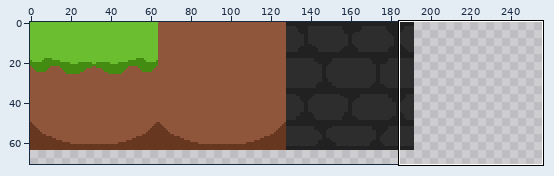
Pixel-art file -- Assets/Sprites/Tileset.aseprite. The first picture is a wide view before the edit; the outline marks the close-up.
Close-up. First the earlier version:
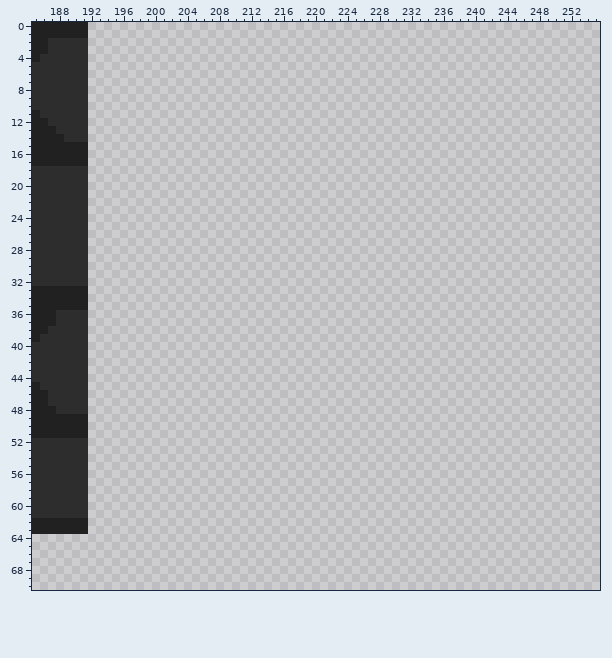
256x256 pixels, 1 frame. Colours within 5 levels of each other are drawn and written as one. Shown: x 185..255, y 0..70. The wide view leaves out empty margins.
New version:
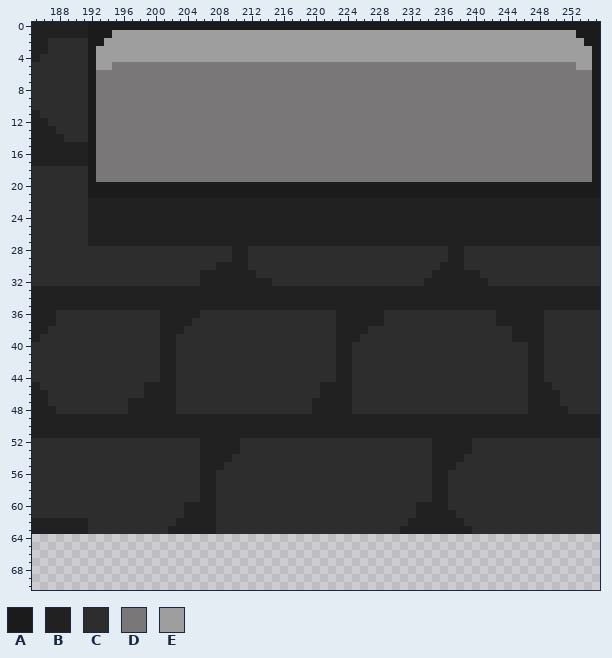
Palette (. is transparent): A #1b1b1b  B #212121  C #2d2d2d  D #797777  E #9e9e9e
Edits made:
Changed rows in their new state; - is an unchanged pixel.
Layer "Layer 1":
first column x 192:
 0 AAAAAAAAAAAAAAAAAAAAAAAAAAAAAAAAAAAAAAAAAAAAAAAAAAAAAAAAAAAAAAAA
 1 AAAEEEEEEEEEEEEEEEEEEEEEEEEEEEEEEEEEEEEEEEEEEEEEEEEEEEEEEEEEEAAA
 2 AAEEEEEEEEEEEEEEEEEEEEEEEEEEEEEEEEEEEEEEEEEEEEEEEEEEEEEEEEEEEEAA
 3 AEEEEEEEEEEEEEEEEEEEEEEEEEEEEEEEEEEEEEEEEEEEEEEEEEEEEEEEEEEEEEEA
 4 AEEEEEEEEEEEEEEEEEEEEEEEEEEEEEEEEEEEEEEEEEEEEEEEEEEEEEEEEEEEEEEA
 5 AEEDDDDDDDDDDDDDDDDDDDDDDDDDDDDDDDDDDDDDDDDDDDDDDDDDDDDDDDDDDEEA
 6 ADDDDDDDDDDDDDDDDDDDDDDDDDDDDDDDDDDDDDDDDDDDDDDDDDDDDDDDDDDDDDDA
 7 ADDDDDDDDDDDDDDDDDDDDDDDDDDDDDDDDDDDDDDDDDDDDDDDDDDDDDDDDDDDDDDA
 8 ADDDDDDDDDDDDDDDDDDDDDDDDDDDDDDDDDDDDDDDDDDDDDDDDDDDDDDDDDDDDDDA
 9 ADDDDDDDDDDDDDDDDDDDDDDDDDDDDDDDDDDDDDDDDDDDDDDDDDDDDDDDDDDDDDDA
10 ADDDDDDDDDDDDDDDDDDDDDDDDDDDDDDDDDDDDDDDDDDDDDDDDDDDDDDDDDDDDDDA
11 ADDDDDDDDDDDDDDDDDDDDDDDDDDDDDDDDDDDDDDDDDDDDDDDDDDDDDDDDDDDDDDA
12 ADDDDDDDDDDDDDDDDDDDDDDDDDDDDDDDDDDDDDDDDDDDDDDDDDDDDDDDDDDDDDDA
13 ADDDDDDDDDDDDDDDDDDDDDDDDDDDDDDDDDDDDDDDDDDDDDDDDDDDDDDDDDDDDDDA
14 ADDDDDDDDDDDDDDDDDDDDDDDDDDDDDDDDDDDDDDDDDDDDDDDDDDDDDDDDDDDDDDA
15 ADDDDDDDDDDDDDDDDDDDDDDDDDDDDDDDDDDDDDDDDDDDDDDDDDDDDDDDDDDDDDDA
16 ADDDDDDDDDDDDDDDDDDDDDDDDDDDDDDDDDDDDDDDDDDDDDDDDDDDDDDDDDDDDDDA
17 ADDDDDDDDDDDDDDDDDDDDDDDDDDDDDDDDDDDDDDDDDDDDDDDDDDDDDDDDDDDDDDA
18 ADDDDDDDDDDDDDDDDDDDDDDDDDDDDDDDDDDDDDDDDDDDDDDDDDDDDDDDDDDDDDDA
19 ADDDDDDDDDDDDDDDDDDDDDDDDDDDDDDDDDDDDDDDDDDDDDDDDDDDDDDDDDDDDDDA
20 AAAAAAAAAAAAAAAAAAAAAAAAAAAAAAAAAAAAAAAAAAAAAAAAAAAAAAAAAAAAAAAA
21 AAAAAAAAAAAAAAAAAAAAAAAAAAAAAAAAAAAAAAAAAAAAAAAAAAAAAAAAAAAAAAAA
22 BBBBBBBBBBBBBBBBBBBBBBBBBBBBBBBBBBBBBBBBBBBBBBBBBBBBBBBBBBBBBBBB
23 BBBBBBBBBBBBBBBBBBBBBBBBBBBBBBBBBBBBBBBBBBBBBBBBBBBBBBBBBBBBBBBB
24 BBBBBBBBBBBBBBBBBBBBBBBBBBBBBBBBBBBBBBBBBBBBBBBBBBBBBBBBBBBBBBBB
25 BBBBBBBBBBBBBBBBBBBBBBBBBBBBBBBBBBBBBBBBBBBBBBBBBBBBBBBBBBBBBBBB
26 BBBBBBBBBBBBBBBBBBBBBBBBBBBBBBBBBBBBBBBBBBBBBBBBBBBBBBBBBBBBBBBB
27 BBBBBBBBBBBBBBBBBBBBBBBBBBBBBBBBBBBBBBBBBBBBBBBBBBBBBBBBBBBBBBBB
28 CCCCCCCCCCCCCCCCCCBBCCCCCCCCCCCCCCCCCCCCCCCCCBBCCCCCCCCCCCCCCCCC
29 CCCCCCCCCCCCCCCCCCBBCCCCCCCCCCCCCCCCCCCCCCCCCBBCCCCCCCCCCCCCCCCC
30 CCCCCCCCCCCCCCCCBBBBCCCCCCCCCCCCCCCCCCCCCCCCBBBCCCCCCCCCCCCCCCCC
31 CCCCCCCCCCCCCCBBBBBBBCCCCCCCCCCCCCCCCCCCCCCBBBBBBCCCCCCCCCCCCCCC
32 CCCCCCCCCCCCCCBBBBBBBBBCCCCCCCCCCCCCCCCCCCBBBBBBBBCCCCCCCCCCCCCC
33 BBBBBBBBBBBBBBBBBBBBBBBBBBBBBBBBBBBBBBBBBBBBBBBBBBBBBBBBBBBBBBBB
34 BBBBBBBBBBBBBBBBBBBBBBBBBBBBBBBBBBBBBBBBBBBBBBBBBBBBBBBBBBBBBBBB
35 BBBBBBBBBBBBBBBBBBBBBBBBBBBBBBBBBBBBBBBBBBBBBBBBBBBBBBBBBBBBBBBB
36 CCCCCCCCCBBBBBCCCCCCCCCCCCCCCCCBBBBBBCCCCCCCCCCCCCCBBBBBBCCCCCCC
37 CCCCCCCCCBBBBCCCCCCCCCCCCCCCCCCBBBBBBCCCCCCCCCCCCCCBBBBBBCCCCCCC
38 CCCCCCCCCBBBCCCCCCCCCCCCCCCCCCCBBBBCCCCCCCCCCCCCCCCCCBBBBCCCCCCC
39 CCCCCCCCCBBCCCCCCCCCCCCCCCCCCCCBBBCCCCCCCCCCCCCCCCCCCBBBBCCCCCCC
40 CCCCCCCCCBBCCCCCCCCCCCCCCCCCCCCBBCCCCCCCCCCCCCCCCCCCCCCBBCCCCCCC
41 CCCCCCCCCBBCCCCCCCCCCCCCCCCCCCCBBCCCCCCCCCCCCCCCCCCCCCCBBCCCCCCC
42 CCCCCCCCCBBCCCCCCCCCCCCCCCCCCCCBBCCCCCCCCCCCCCCCCCCCCCCBBCCCCCCC
43 CCCCCCCCCBBCCCCCCCCCCCCCCCCCCCCBBCCCCCCCCCCCCCCCCCCCCCCBBCCCCCCC
44 CCCCCCCCCBBCCCCCCCCCCCCCCCCCCCCBBCCCCCCCCCCCCCCCCCCCCCCBBCCCCCCC
45 CCCCCCCBBBBCCCCCCCCCCCCCCCCCCBBBBCCCCCCCCCCCCCCCCCCCCCCBBBCCCCCC
46 CCCCCCCBBBBCCCCCCCCCCCCCCCCCCBBBBCCCCCCCCCCCCCCCCCCCCCCBBBBCCCCC
47 CCCCCBBBBBBCCCCCCCCCCCCCCCCCBBBBBCCCCCCCCCCCCCCCCCCCCCCBBBBCCCCC
48 CCCCCBBBBBBCCCCCCCCCCCCCCCCCBBBBBCCCCCCCCCCCCCCCCCCCCCCBBBBBCCCC
49 BBBBBBBBBBBBBBBBBBBBBBBBBBBBBBBBBBBBBBBBBBBBBBBBBBBBBBBBBBBBBBBB
50 BBBBBBBBBBBBBBBBBBBBBBBBBBBBBBBBBBBBBBBBBBBBBBBBBBBBBBBBBBBBBBBB
51 BBBBBBBBBBBBBBBBBBBBBBBBBBBBBBBBBBBBBBBBBBBBBBBBBBBBBBBBBBBBBBBB
52 CCCCCCCCCCCCCCBBBBBCCCCCCCCCCCCCCCCCCCCCCCCBBBBBCCCCCCCCCCCCCCCC
53 CCCCCCCCCCCCCCBBBBBCCCCCCCCCCCCCCCCCCCCCCCCBBBBBCCCCCCCCCCCCCCCC
54 CCCCCCCCCCCCCCBBBBCCCCCCCCCCCCCCCCCCCCCCCCCBBBBCCCCCCCCCCCCCCCCC
55 CCCCCCCCCCCCCCBBBCCCCCCCCCCCCCCCCCCCCCCCCCCBBBCCCCCCCCCCCCCCCCCC
56 CCCCCCCCCCCCCCBBCCCCCCCCCCCCCCCCCCCCCCCCCCCBBCCCCCCCCCCCCCCCCCCC
57 CCCCCCCCCCCCCCBBCCCCCCCCCCCCCCCCCCCCCCCCCCCBBCCCCCCCCCCCCCCCCCCC
58 CCCCCCCCCCCCCCBBCCCCCCCCCCCCCCCCCCCCCCCCCCCBBCCCCCCCCCCCCCCCCCCC
59 CCCCCCCCCCCCCCBBCCCCCCCCCCCCCCCCCCCCCCCCCCCBBCCCCCCCCCCCCCCCCCCC
60 CCCCCCCCCCCCBBBBCCCCCCCCCCCCCCCCCCCCCCCCCBBBBCCCCCCCCCCCCCCCCCCC
61 CCCCCCCCCCCCBBBBCCCCCCCCCCCCCCCCCCCCCCCCCBBBBBCCCCCCCCCCCCCCCCCC
62 CCCCCCCCCCCBBBBBCCCCCCCCCCCCCCCCCCCCCCCCBBBBBBBCCCCCCCCCCCCCCCCC
63 CCCCCCCCCCBBBBBBCCCCCCCCCCCCCCCCCCCCCCCBBBBBBBBBCCCCCCCCCCCCCCCC
Boxes around the changes in both close-ups, in picture pixels (x1, y1, x2, y2):
added: (88, 22, 600, 534)
